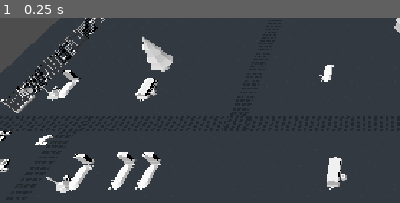
Above: before the commit, frame 1.
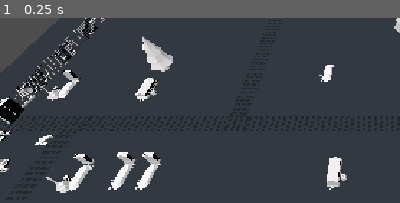
Above: after the commit, the same moment.

Repository: Hammster/GameJam-Oct-2026
Game: Godot game, scene res://Game.tscn
The game is run twice, just before and just after one commit, with the same random seed, the same clock (stepped at 60 frames per second) and the same inputs.
Inputs:
- Up to frame 1 (0.25 s): no input
The pictures show only the part of the screen within x 0-50%, y 15-65%; the shares and areas given below are measured in that part.

The runs differ from the first frame. In frame 1, 0.6% of the frame differs, in the area x 0-6%, y 43-58%.

Commit message:
fix doors

Diff:
--- a/Graveyard.tscn
+++ b/Graveyard.tscn
@@ -207,6 +207,12 @@
 [node name="pine-crooked2" parent="AuxScene" unique_id=2015992184 instance=ExtResource("14_6i5qi")]
 transform = Transform3D(1, 0, 0, 0, 1, 0, 0, 0, 1, -0.13155365, 0.49981737, -3.1506557)
 
+[node name="crypt-door" parent="AuxScene" unique_id=224218299 instance=ExtResource("15_6i5qi")]
+transform = Transform3D(0.017174428, 0, -0.99985254, 0, 1, 0, 0.99985254, 0, 0.017174428, -17.141666, 0.06456615, 1.7495136)
+
+[node name="crypt-door2" parent="AuxScene" unique_id=260360350 instance=ExtResource("15_6i5qi")]
+transform = Transform3D(0.017174428, 0, -0.99985254, 0, 1, 0, 0.99985254, 0, 0.017174428, -17.141666, 0.06456615, 2.1648216)
+
 [node name="StaticBody3D" type="StaticBody3D" parent="." unique_id=2125060616]
 
 [node name="CollisionShape3D3" type="CollisionShape3D" parent="StaticBody3D" unique_id=1123410825]
@@ -228,10 +234,3 @@
 [node name="CollisionShape3D" type="CollisionShape3D" parent="StaticBody3D" unique_id=861252100]
 transform = Transform3D(1, 0, 0, 0, 1, 0, 0, 0, 1, -8.832294, 1.6786423, 9.442641)
 shape = SubResource("BoxShape3D_i2owx")
-[node name="crypt-door" parent="AuxScene" unique_id=224218299 instance=ExtResource("15_6i5qi")]
-transform = Transform3D(0.017174428, 0, -0.99985254, 0, 1, 0, 0.99985254, 0, 0.017174428, -17.817091, 0.6670575, 1.7495136)
-metadata/_edit_group_ = true
-
-[node name="crypt-door2" parent="AuxScene" unique_id=260360350 instance=ExtResource("15_6i5qi")]
-transform = Transform3D(0.017174428, 0, -0.99985254, 0, 1, 0, 0.99985254, 0, 0.017174428, -17.817091, 0.6670575, 2.1648216)
-metadata/_edit_group_ = true
